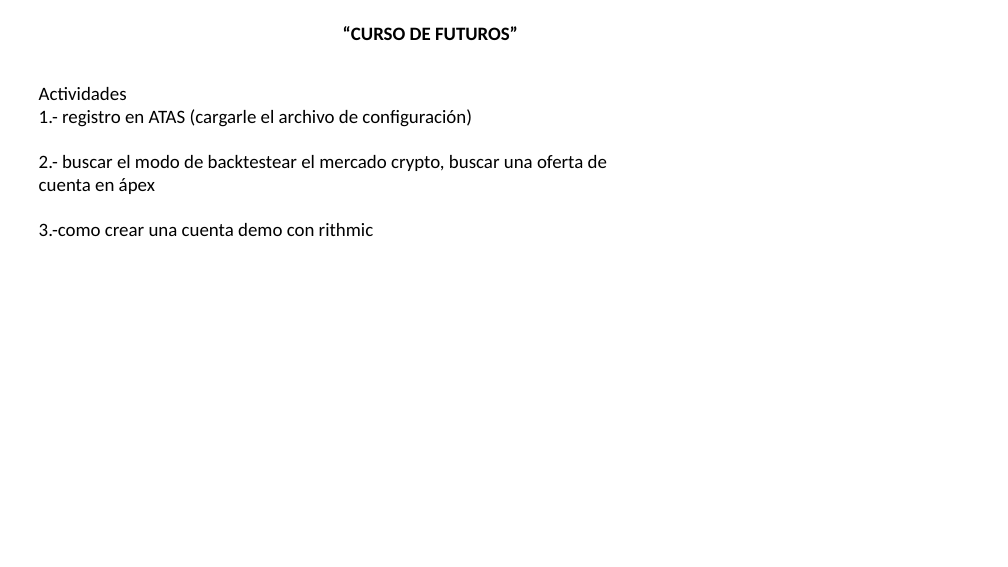
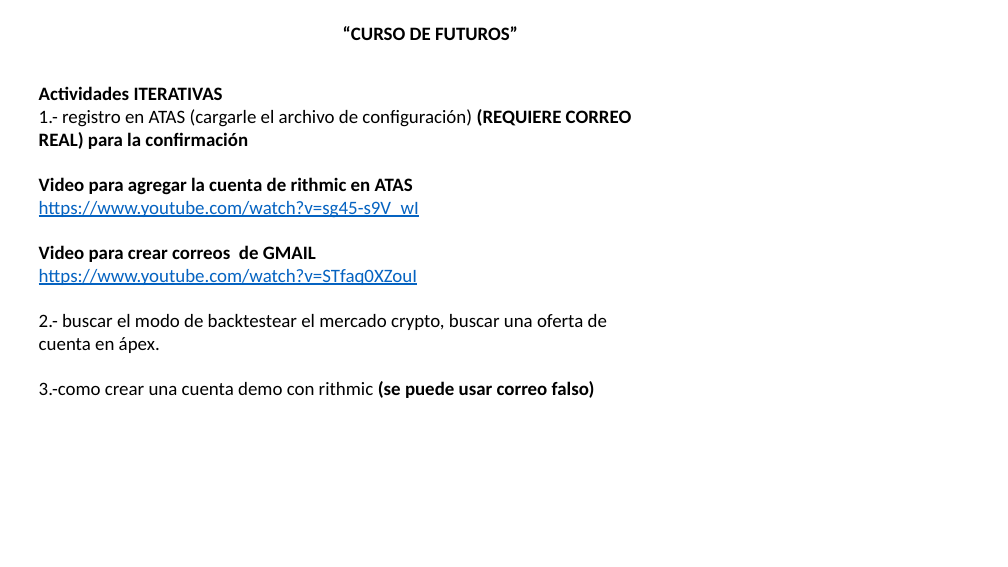
Before and after one commit to Edd1eware/Yields_Academy, a slide deck: slide 1 of Manual_YIELDS_ACADEMY.pptx. Drawn at 1008x567 pixels with LibreOffice and Linux fonts; fonts in the diff are those of the drawing. Boxes give left, top, right and bottom in pixels: in the first picture for what was removed or moved away, otherwise in the second. Text is boxed around its words. In the diff, an @@ line names an element or a change of style, - is before the commit and + after.

Commit message:
update recomendaciones

```diff
--- a/Manual_YIELDS_ACADEMY.pptx
+++ b/Manual_YIELDS_ACADEMY.pptx
@@ text at box(39, 86, 632, 398): text changed @@
-Actividades
-1.- registro en ATAS (cargarle el archivo de configuración)
-2.- buscar el modo de backtestear el mercado crypto, buscar una oferta de cuenta en ápex
-3.-como crear una cuenta demo con rithmic
+Actividades ITERATIVAS
+1.- registro en ATAS (cargarle el archivo de configuración) (REQUIERE CORREO REAL) para la confirmación
+Video para agregar la cuenta de rithmic en ATAS https://www.youtube.com/watch?v=sg45-s9V_wI
+Video para crear correos de GMAIL
+https://www.youtube.com/watch?v=STfaq0XZouI
+2.- buscar el modo de backtestear el mercado crypto, buscar una oferta de cuenta en ápex.
+3.-como crear una cuenta demo con rithmic (se puede usar correo falso)
```
